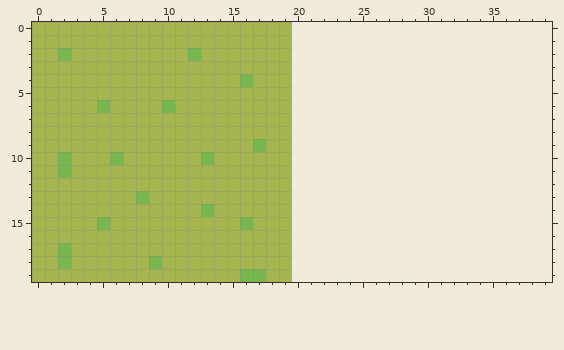
Pixel-art sprite -- modules/AW1/arts/plain.png. That is the earlier state.
The file is 20x20 pixels. The old version is drawn lined up with the new one, on the new canvas.
The result:
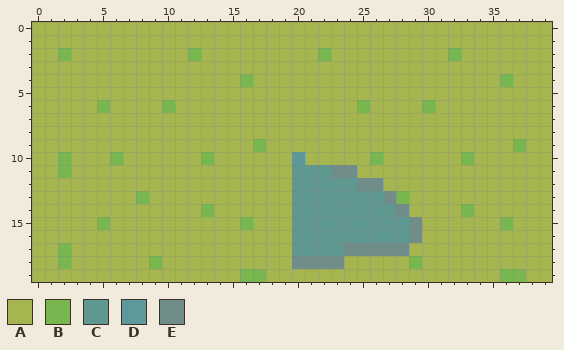
Palette (. is transparent): A #a5b650  B #78b650  C #5f9791  D #5d989b  E #718d8a
What changed:
canvas 20x20 -> 40x20
Changed rows in their new state; - is an unchanged pixel.
first column x 20:
 0 AAAAAAAAAAAAAAAAAAAA
 1 AAAAAAAAAAAAAAAAAAAA
 2 AABAAAAAAAAABAAAAAAA
 3 AAAAAAAAAAAAAAAAAAAA
 4 AAAAAAAAAAAAAAAABAAA
 5 AAAAAAAAAAAAAAAAAAAA
 6 AAAAABAAAABAAAAAAAAA
 7 AAAAAAAAAAAAAAAAAAAA
 8 AAAAAAAAAAAAAAAAAAAA
 9 AAAAAAAAAAAAAAAAABAA
10 DAAAAABAAAAAABAAAAAA
11 CCCEEAAAAAAAAAAAAAAA
12 CCCCCEEAAAAAAAAAAAAA
13 CCCCCCCEBAAAAAAAAAAA
14 CCCCCCCCEAAAABAAAAAA
15 CCCCCCCCCEAAAAAABAAA
16 CCCCCCCCCEAAAAAAAAAA
17 CCCCEEEEEAAAAAAAAAAA
18 EEEEAAAAABAAAAAAAAAA
19 AAAAAAAAAAAAAAAABBAA
Pixel boxes of the changes (left, top, right, bottom) in both pictures:
added: (292, 22, 552, 282)
